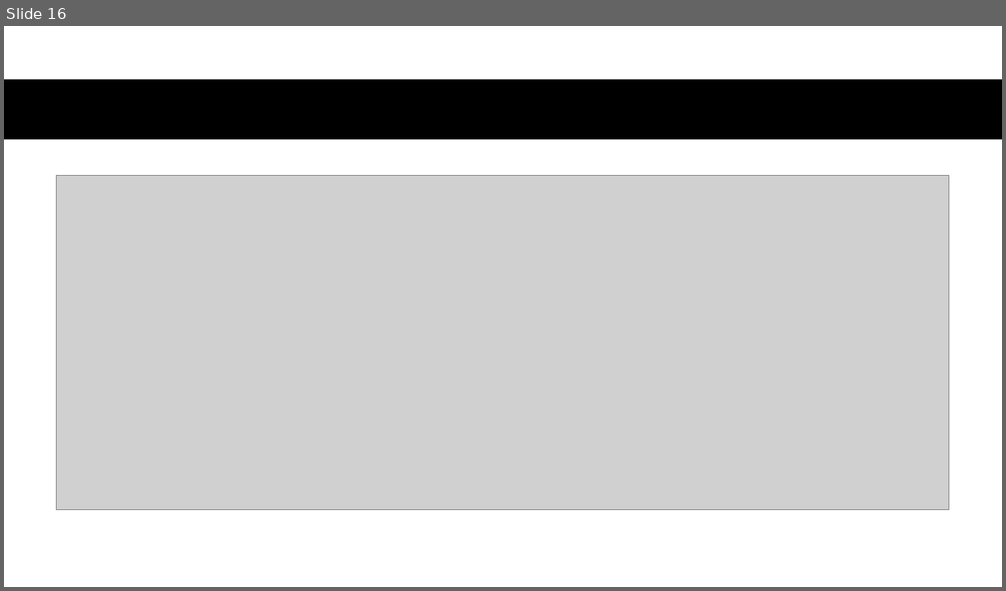
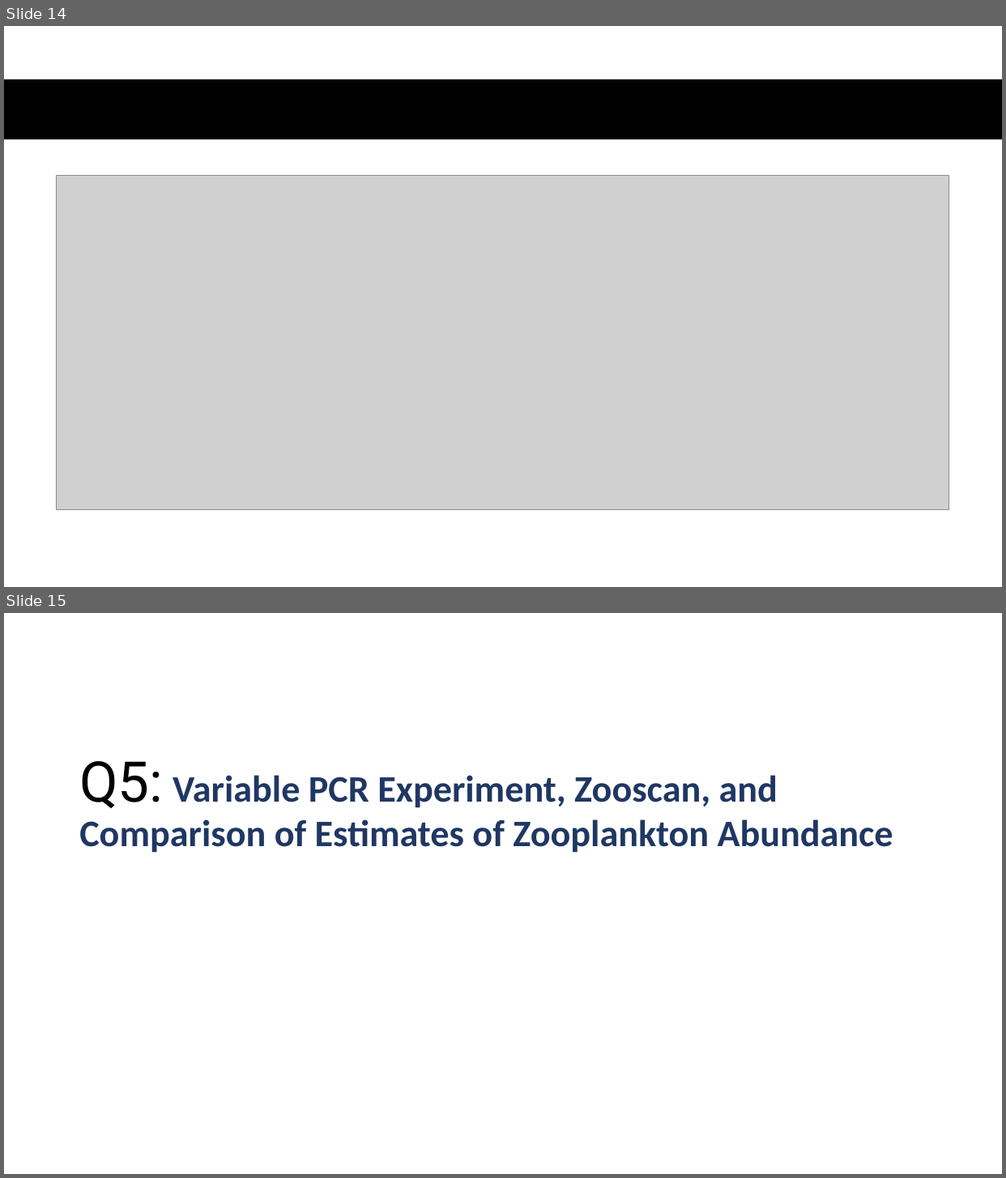
Before and after one commit to DanteCapone/cceZoopPatterns, a slide deck: drafts/powerpoint_plots.pptx. Shown one above the other, each under a label of ours: slide 16 before the commit, slides 14 and 15 after it. The pictures are 1006x591 and 1006x1178 pixels, drawn with LibreOffice and Linux fonts; fonts in the diff are those of the drawing; grey boxes stand for pictures. Boxes give left, top, right and bottom in pixels: in the first picture for what was removed or moved away, otherwise in the second. Text is boxed around its words. In the diff, an @@ line names an element or a change of style, - is before the commit and + after.

```diff
--- a/drafts/powerpoint_plots.pptx
+++ b/drafts/powerpoint_plots.pptx
@@ slide 15 added at (4, 613, 1002, 1174), background #FFFFFF @@
@@ title added at (79, 761, 893, 853), 36 pt, text #1F3763, bold @@
+Q5: Variable PCR Experiment, Zooscan, and Comparison of Estimates of Zooplankton Abundance
@@ what was slide 16 is now slide 14 @@
```
Also in this commit, not shown: 6 slides changed, 6 other slides added, 7 slides removed, 21 other files.
